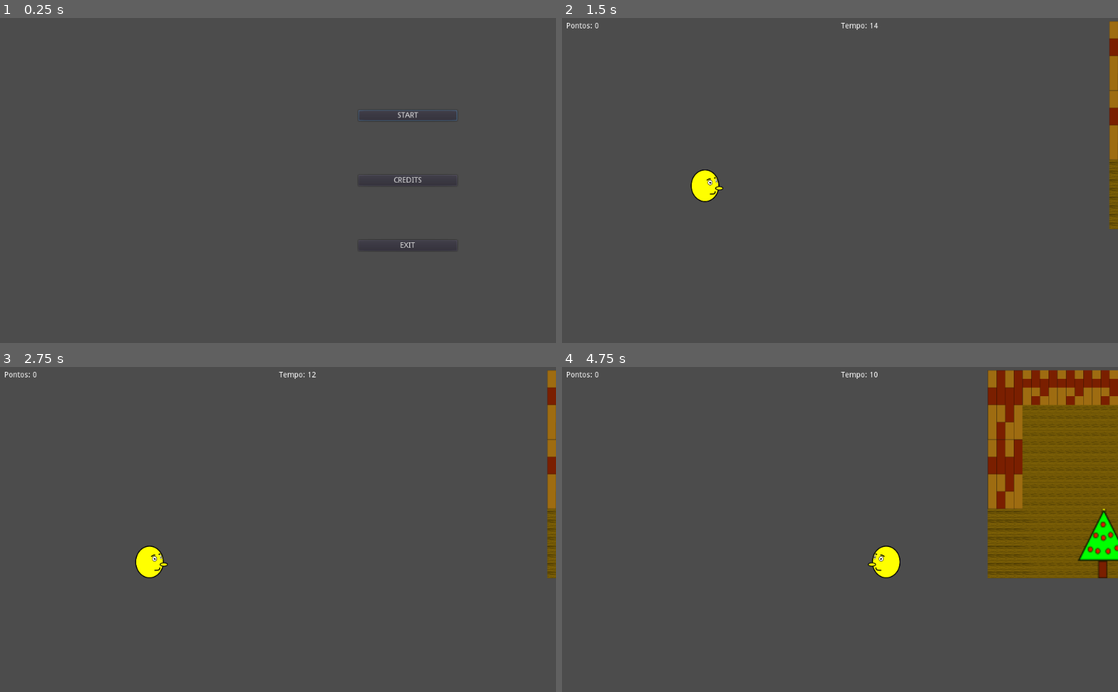
Above: before the commit, frames 1-4 (two rows, left to right).
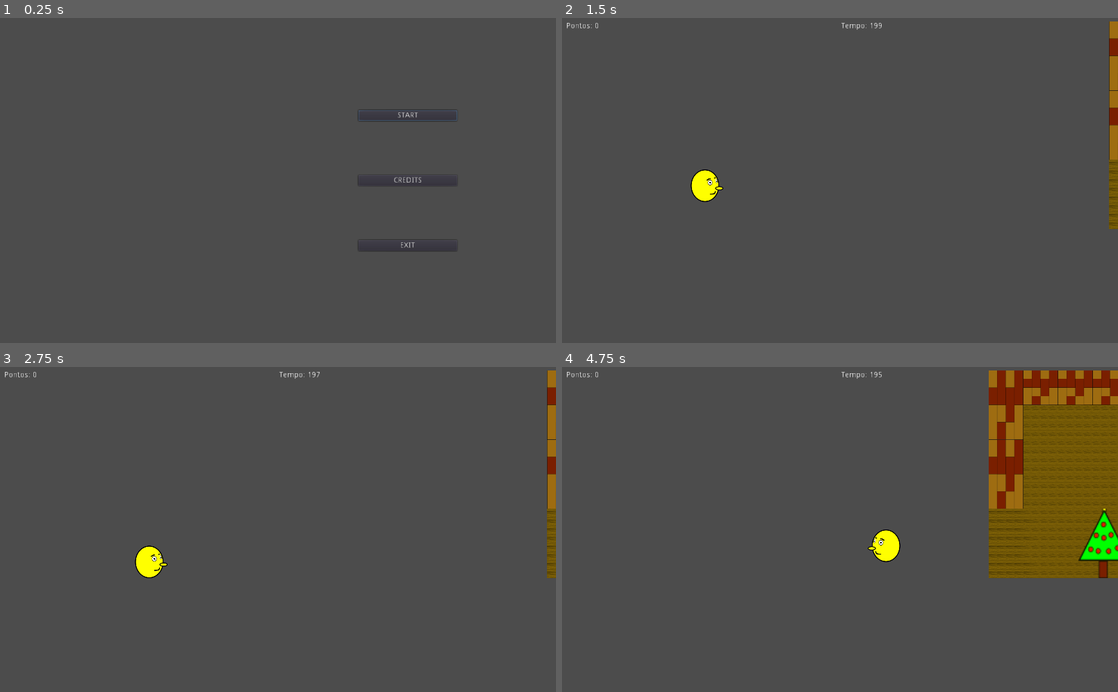
Above: after the commit, the same moments.

Repository: JoaoNSE/Son-Claus
Game: Godot game, scene res://Cenas/Menu.tscn
Two runs of this game, one before a commit and one after it. Both use one fixed random seed, a clock stepped at 60 frames per second and the inputs below.
Inputs:
- Up to frame 1 (0.25 s): no input
- Up to frame 2 (1.5 s): click "START" at 0.5 s; tap Enter (ui_accept) at 1.25 s; hold Right (move_right) from 1.28 s (still down); hold Up (jump) from 1.28 s (still down); tap D (dash) at 1.35 s
- Up to frame 3 (2.75 s): release Right (move_right) at 2.03 s; release Up (jump) at 2.03 s; hold Left (move_left) from 2.03 s (still down); tap Up (jump) at 2.1, 2.27, 2.57 s; tap D (dash) at 2.3 s
- Up to frame 4 (4.75 s): release Left (move_left) at 2.78 s; hold S (attack) 2.78-3.53 s; hold Right (move_right) 2.78-4.28 s; tap Up (jump) at 3.05, 3.77, 4.07, 4.52, 4.55 s; tap D (dash) at 3.6 s; hold Left (move_left) from 4.28 s (still down); hold F (presente) from 4.28 s (still down)

The runs differ from the first frame. In frame 1, 0.1% of the frame differs, in the area x 64-82%, y 28-71%; in frame 2, 0.2%; in frame 3, 0.2%; in frame 4, 1.5%, in the area x 0-100%, y 1-65%.

Commit message:
Adicionado escalada
Son claus agora escala paredes. Ficou muito massa.

Diff:
--- a/Cenas/Main.tscn
+++ b/Cenas/Main.tscn
@@ -7,16 +7,56 @@
 [ext_resource path="res://Objects/KnockTest.gd" type="Script" id=5]
 [ext_resource path="res://SonClaus/SonClaus.tscn" type="PackedScene" id=6]
 [ext_resource path="res://PauseMenu/PauseMenu.tscn" type="PackedScene" id=7]
+[ext_resource path="res://Particles/Sprites/snow1.png" type="Texture" id=8]
 
 [sub_resource type="CircleShape2D" id=1]
 
 custom_solver_bias = 0.0
 radius = 20.0
 
+[sub_resource type="ParticlesMaterial" id=2]
+
+render_priority = 0
+trail_divisor = 1
+emission_shape = 2
+emission_box_extents = Vector3( 20, 20, 1 )
+flag_align_y = false
+flag_rotate_y = false
+flag_disable_z = true
+spread = 45.0
+flatness = 0.0
+gravity = Vector3( 0, 98, 0 )
+initial_velocity = 1.0
+initial_velocity_random = 0.0
+angular_velocity = 0.0
+angular_velocity_random = 0.0
+orbit_velocity = 0.0
+orbit_velocity_random = 0.0
+linear_accel = 0.0
+linear_accel_random = 0.0
+radial_accel = 0.0
+radial_accel_random = 0.0
+tangential_accel = 0.0
+tangential_accel_random = 0.0
+damping = 0.0
+damping_random = 0.0
+angle = 0.0
+angle_random = 0.0
+scale = 1.0
+scale_random = 0.0
+color = Color( 1, 1, 1, 1 )
+hue_variation = 0.0
+hue_variation_random = 0.0
+anim_speed = 0.0
+anim_speed_random = 0.0
+anim_offset = 0.0
+anim_offset_random = 0.0
+anim_loop = false
+
 [node name="Fase1" type="Node"]
 
 script = ExtResource( 1 )
-tempo_restante = 15
+tempo_restante = 200
 
 [node name="Mapa1" type="Node2D" parent="." index="0" groups=[
 "Mapa",
@@ -227,6 +267,8 @@
 
 [node name="PauseMenu" parent="CanvasLayer" index="1" instance=ExtResource( 7 )]
 
+visible = false
+
 [node name="Timer" type="Timer" parent="." index="4"]
 
 process_mode = 1
@@ -234,6 +276,29 @@
 one_shot = false
 autostart = false
 
+[node name="Particles2D" type="Particles2D" parent="." index="5"]
+
+position = Vector2( -992, 256 )
+emitting = true
+amount = 8
+lifetime = 1.0
+one_shot = false
+preprocess = 0.0
+speed_scale = 1.0
+explosiveness = 0.0
+randomness = 0.0
+fixed_fps = 0
+fract_delta = true
+visibility_rect = Rect2( -100, -100, 200, 200 )
+local_coords = true
+draw_order = 0
+process_material = SubResource( 2 )
+texture = ExtResource( 8 )
+normal_map = null
+h_frames = 1
+v_frames = 1
+_sections_unfolded = [ "Textures" ]
+
 [connection signal="body_entered" from="Mapa1/Area2D" to="Mapa1/Area2D" method="_on_Area2D_body_entered"]
 
 [connection signal="timeout" from="Timer" to="." method="_on_Timer_timeout"]
--- a/PauseMenu/PauseMenu.tscn
+++ b/PauseMenu/PauseMenu.tscn
@@ -2,7 +2,7 @@
 
 [ext_resource path="res://PauseMenu/PauseMenu.gd" type="Script" id=1]
 
-[node name="PauseMenu" type="Control" index="0"]
+[node name="PauseMenu" type="Control"]
 
 pause_mode = 2
 anchor_left = 0.0
--- a/SonClaus/SonClaus.gd
+++ b/SonClaus/SonClaus.gd
@@ -24,6 +24,7 @@
 var linear_vel = Vector2()
 var onair_time = 0 #
 var on_floor = false
+var on_wall = false
 var attack_time=99999
 
 var dash_time = 0
@@ -41,6 +42,8 @@
 onready var arma = $Arma
 onready var feet1 = $Feet1
 onready var feet2 = $Feet2
+onready var wall1 = $Pivot/Wall1
+onready var wall2 = $Pivot/Wall2
 
 func _physics_process(delta):
 	#increment counters
@@ -52,6 +55,7 @@
 
 	#detecting floor
 	on_floor = feet1.is_colliding() or feet2.is_colliding()
+	on_wall = wall2.is_colliding() or wall2.is_colliding()
 
 	### MOVEMENT ###
 	# Apply Atrito
@@ -63,15 +67,18 @@
 
 	# Apply Gravity
 	if !dashing:
-		linear_vel += delta * GRAVITY_VEC
+		if !on_floor and on_wall and linear_vel.y >= 0:
+			linear_vel.y = delta * GRAVITY_VEC.y*8
+		else:
+			linear_vel += delta * GRAVITY_VEC
 
 		# Move and Slide
 		#linear_vel = move_and_slide(linear_vel, FLOOR_NORMAL, SLOPE_SLIDE_STOP)
 
 		if linear_vel.y < 0:
 			linear_vel += Vector2(0, 1) * GRAVITY_VEC.y * (JUMP_FALL_MULT - 1) * delta
-		elif linear_vel.y > 0 and !Input.is_action_pressed("jump"):
-			linear_vel += Vector2(0, 1) * GRAVITY_VEC.y * (JUMP_LOW_MULT - 1) * delta
+		#elif linear_vel.y > 0 and !Input.is_action_pressed("jump"):
+		#	linear_vel += Vector2(0, 1) * GRAVITY_VEC.y * (JUMP_LOW_MULT - 1) * delta
 
 	if dashing:
 		linear_vel.y = 0
@@ -79,8 +86,12 @@
 	linear_vel = move_and_slide(linear_vel, FLOOR_NORMAL, SLOPE_SLIDE_STOP)
 
 	# Jumping
-	if on_floor and can_move and Input.is_action_just_pressed("jump"):
-		linear_vel.y = -JUMP_SPEED
+	if can_move and Input.is_action_just_pressed("jump"):
+		if on_floor:
+			linear_vel.y = -JUMP_SPEED
+		elif on_wall:
+			linear_vel.y = -JUMP_SPEED
+			linear_vel.x = sign(int(sprite.flip_h)*2 - 1) * 2 * JUMP_SPEED
 		#$sound_jump.play()
 
 	### CONTROL ###
--- a/SonClaus/SonClaus.tscn
+++ b/SonClaus/SonClaus.tscn
@@ -76,19 +76,19 @@
 "values": [ Vector2( 0, 0 ), Vector2( 48, 0 ), Vector2( 0, 0 ) ]
 }
 
-[sub_resource type="Animation" id=5]
+[sub_resource type="Animation" id=3]
 
 resource_name = "idle"
 length = 1.0
 loop = false
 step = 0.1
 
-[sub_resource type="CircleShape2D" id=1]
+[sub_resource type="CircleShape2D" id=4]
 
 custom_solver_bias = 0.0
 radius = 24.0
 
-[node name="SonClaus" type="KinematicBody2D" groups=[
+[node name="SonClaus" type="KinematicBody2D" index="0" groups=[
 "Player",
 ]]
 
@@ -189,11 +189,27 @@
 editor_draw_drag_margin = true
 _sections_unfolded = [ "Editor", "Smoothing" ]
 
+[node name="Wall1" type="RayCast2D" parent="Pivot" index="1"]
+
+position = Vector2( 16, -16 )
+enabled = true
+exclude_parent = true
+cast_to = Vector2( 20, 0 )
+collision_mask = 1
+
+[node name="Wall2" type="RayCast2D" parent="Pivot" index="2"]
+
+position = Vector2( 16, 16 )
+enabled = true
+exclude_parent = true
+cast_to = Vector2( 20, 0 )
+collision_mask = 1
+
 [node name="Feet1" type="RayCast2D" parent="." index="5"]
 
 position = Vector2( 10, 28 )
 enabled = true
-exclude_parent = false
+exclude_parent = true
 cast_to = Vector2( 0, 5 )
 collision_mask = 1
 _sections_unfolded = [ "Transform" ]
--- a/project.godot
+++ b/project.godot
@@ -20,6 +20,7 @@
 
 [display]
 
+window/stretch/mode="2d"
 window/stretch/aspect="keep"
 window/stretch/shrink="1"
 
Not shown: 1 places in Cenas/Main.tscn that only renumber resources
Binary file added: Particles/Sprites/snow1.png
Not shown, added: Particles/Sprites/snow1.png.import
Binary file added: Particles/Sprites/snow2.png
Not shown, added: Particles/Sprites/snow2.png.import
Binary file added: Particles/Sprites/snow3.png
Not shown, added: Particles/Sprites/snow3.png.import
Not shown: 4 places in SonClaus/SonClaus.tscn that only renumber resources
